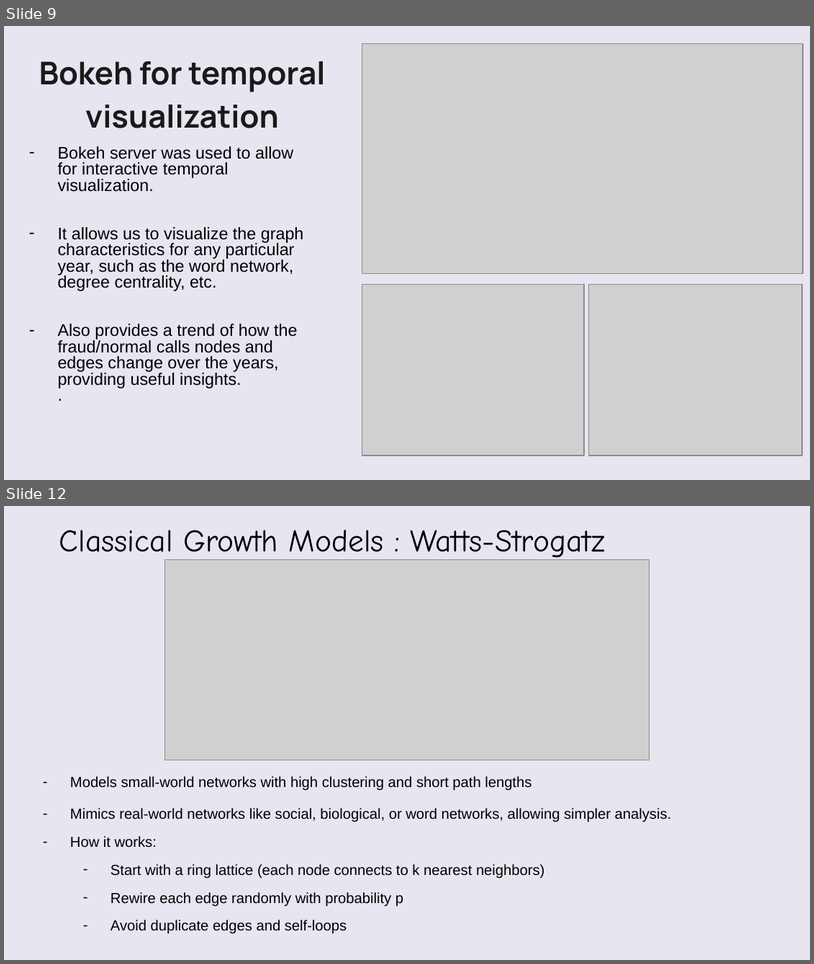
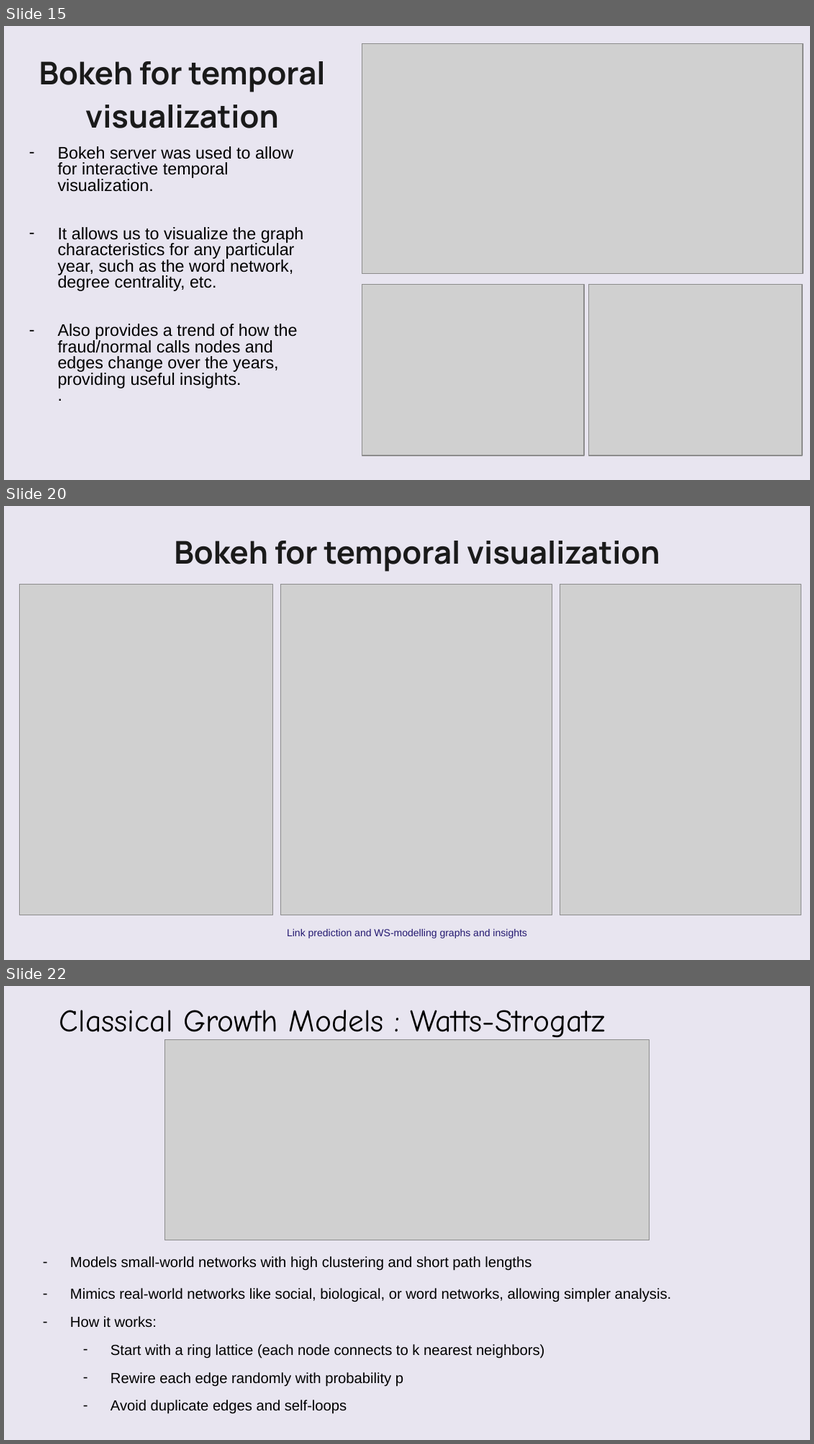
Before and after one commit to VatsalBhuva11/hoax-call-temporal-analysis, a slide deck: Group_16_SNA.pptx. Shown one above the other, each under a label of ours: slides 9 and 12 before the commit, slides 15, 20 and 22 after it; the slides between them are not shown. The pictures are 814x964 and 814x1444 pixels, drawn with LibreOffice and Linux fonts; fonts in the diff are those of the drawing; grey boxes stand for pictures; background and template pictures are left out. Boxes give left, top, right and bottom in pixels: in the first picture for what was removed or moved away, otherwise in the second. Text is boxed around its words. In the diff, an @@ line names an element or a change of style, - is before the commit and + after.

```diff
--- a/Group_16_SNA.pptx
+++ b/Group_16_SNA.pptx
@@ slide 20 added at (x1=4, y1=506, x2=810, y2=960), background picture (left out) @@
@@ freeform shape added at (x1=4, y1=506, x2=810, y2=960), fill #FAFAFA at 75% opacity @@
@@ text added at (x1=174, y1=541, x2=661, y2=572), 28 pt, text #1A1A1A, bold @@
+Bokeh for temporal visualization
@@ picture added at (x1=20, y1=584, x2=273, y2=914) @@
@@ picture added at (x1=280, y1=584, x2=551, y2=914) @@
@@ picture added at (x1=560, y1=584, x2=802, y2=914) @@
@@ text added at (x1=287, y1=929, x2=527, y2=938), 9 pt, text #231870 @@
+Link prediction and WS-modelling graphs and insights
@@ what was slide 9 is now slide 15 @@
@@ what was slide 12 is now slide 22 @@
```
Also in this commit, not shown: 4 slides changed, 10 other slides added, 1 slide removed, 3 other files.
